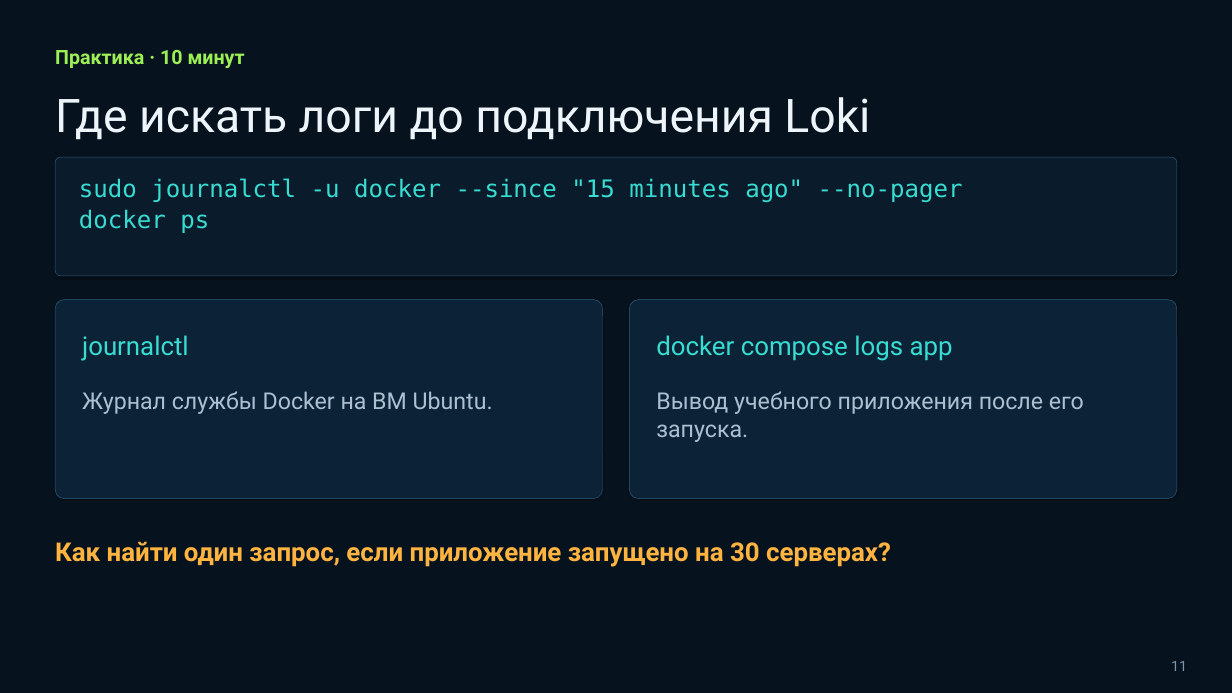
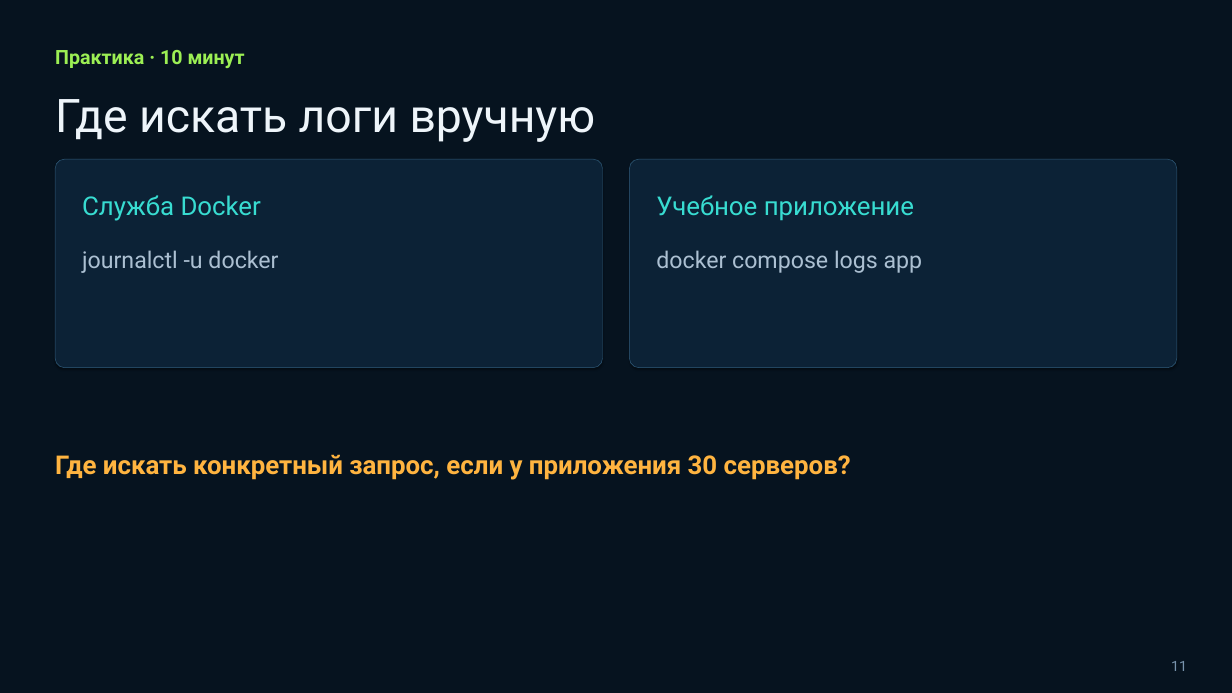
Before and after one commit to tenroman1-design/devops-lab, a slide deck: slide 11 of lesson16/Занятие 16 — Централизованное логирование.pptx. Drawn at 1232x693 pixels with LibreOffice and Linux fonts; fonts in the diff are those of the drawing. Boxes give left, top, right and bottom in pixels: in the first picture for what was removed or moved away, otherwise in the second. Text is boxed around its words. In the diff, an @@ line names an element or a change of style, - is before the commit and + after.

```diff
--- a/lesson16/Занятие 16 — Централизованное логирование.pptx
+++ b/lesson16/Занятие 16 — Централизованное логирование.pptx
@@ text at [55,99,596,142]: text changed @@
-Где искать логи до подключения Loki
+Где искать логи вручную
@@ rounded rectangle: place and size @@
-rounded rectangle at [55,157,1177,276]
+rounded rectangle at [55,159,602,367]
@@ rounded rectangle at [55,159,602,367]: fill #0A1C2C to #0C2236 @@
@@ rounded rectangle: place and size @@
-rounded rectangle at [629,300,1177,499]
+rounded rectangle at [629,159,1177,367]
@@ text at [82,195,261,221]: text changed; size 37.5 to 40.3 pt; font DejaVu Sans Mono to Roboto @@
-sudo journalctl -u docker --since "15 minutes ago" --no-pager
-docker ps
+Служба Docker
@@ text added at [656,195,914,221], 40.3 pt, text #38DCD1 @@
+Учебное приложение
@@ text at [82,250,278,273]: text changed; size 40.3 to 36.1 pt; text colour #38DCD1 to #ACC0D2 @@
-journalctl
+journalctl -u docker
@@ text "docker compose logs app": place and size @@
-text "docker compose logs app" at [656,335,953,361]
+text "docker compose logs app" at [656,250,923,273]
@@ text "docker compose logs app" at [656,250,923,273]: size 40.3 to 36.1 pt, text colour #38DCD1 to #ACC0D2 @@
@@ rounded rectangle removed at [55,300,602,499] @@
@@ text removed at [82,391,493,414] @@
-Журнал службы Docker на ВМ Ubuntu.
@@ text removed at [656,391,1084,442] @@
-Вывод учебного приложения после его запуска.
@@ text added at [55,454,851,480], 40.3 pt, text #FFB440, bold @@
+Где искать конкретный запрос, если у приложения 30 серверов?
@@ text removed at [55,541,891,567] @@
-Как найти один запрос, если приложение запущено на 30 серверах?
```
Also in this commit, not shown: 12 other slides changed, 1 slide added, 1 slide removed.
